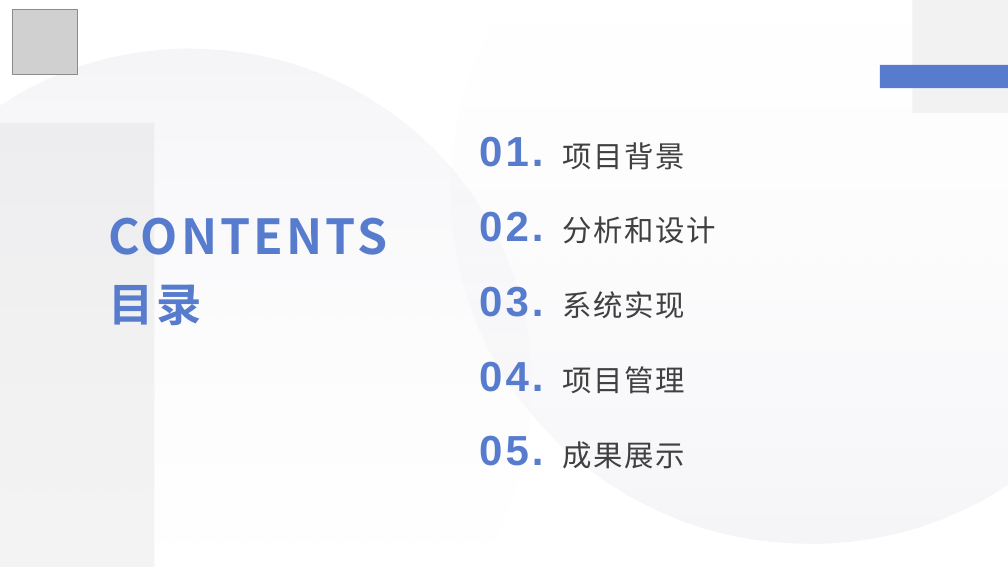
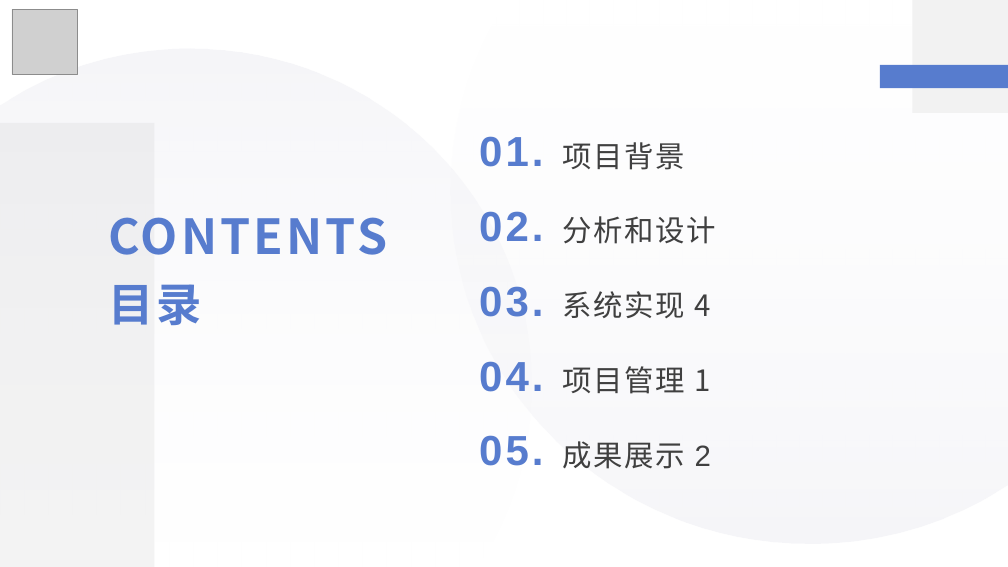
Before and after one commit to Sakuyazhangxincheng/Multi-function-simulator, a slide deck: slide 2 of 结题答辩.pptx. Drawn at 1008x567 pixels with LibreOffice and Linux fonts; fonts in the diff are those of the drawing; grey boxes stand for pictures. Boxes give left, top, right and bottom in pixels: in the first picture for what was removed or moved away, otherwise in the second. Text is boxed around its words. In the diff, an @@ line names an element or a change of style, - is before the commit and + after.

```diff
--- a/结题答辩.pptx
+++ b/结题答辩.pptx
@@ text at (563,291,711,318): text changed @@
-系统实现
+系统实现 4
@@ text at (563,366,711,394): text changed @@
-项目管理
+项目管理 1
@@ text at (563,441,711,469): text changed @@
-成果展示
+成果展示 2
```
Also in this commit, not shown: 24 other files.
